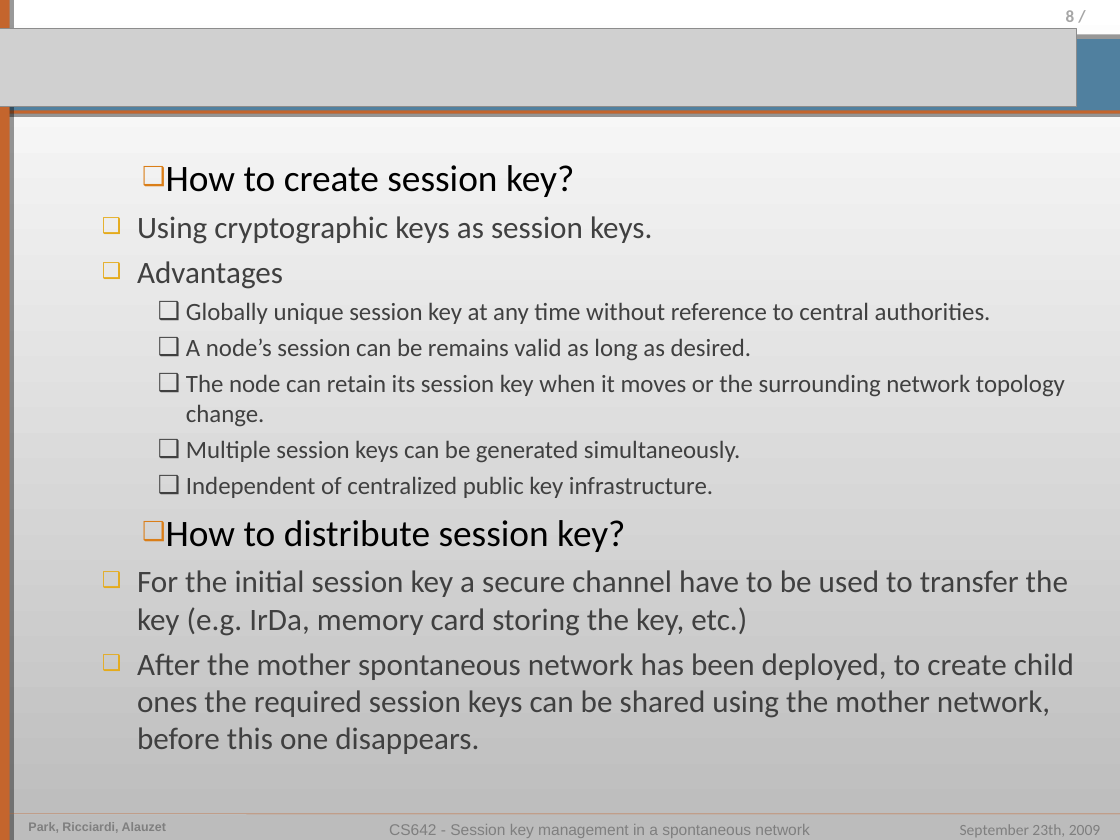
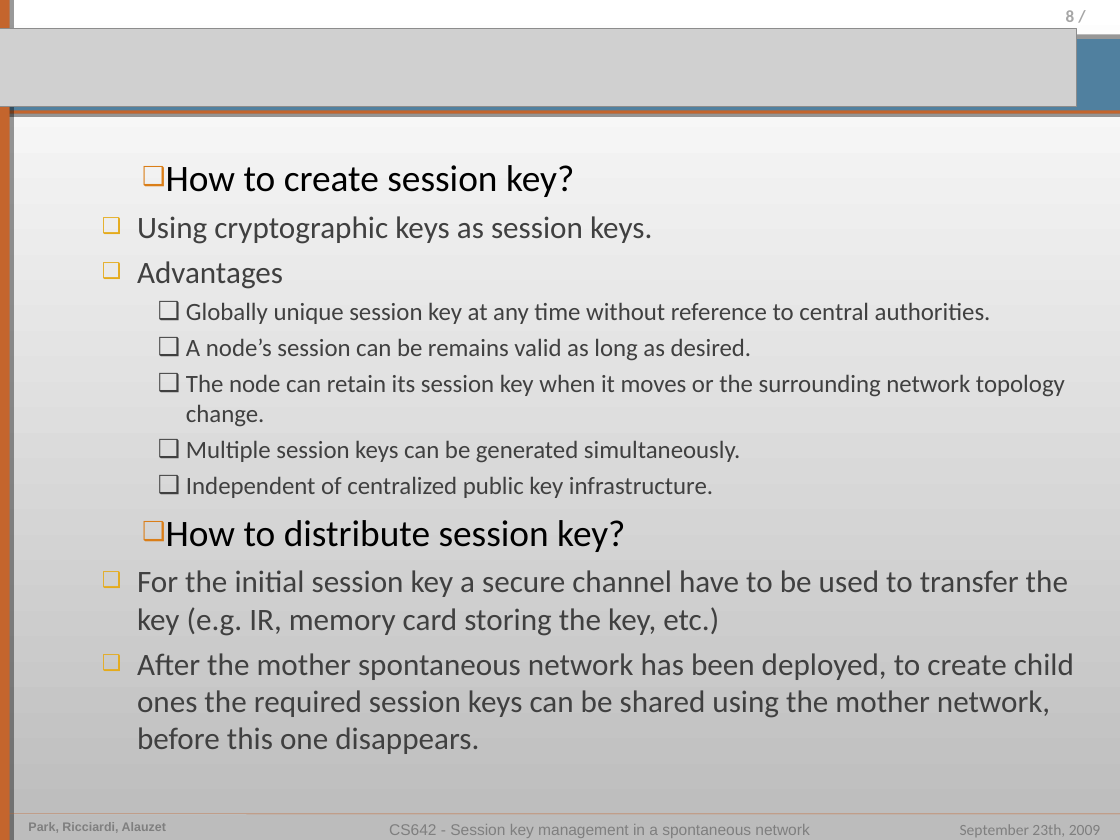
Before and after one commit to pierrealauzet/skemasnet, a slide deck: slide 8 of CS642_HGP_Proposal.ppt. Drawn at 1120x840 pixels with LibreOffice and Linux fonts; fonts in the diff are those of the drawing; grey boxes stand for pictures. Boxes give left, top, right and bottom in pixels: in the first picture for what was removed or moved away, otherwise in the second. Text is boxed around its words. In the diff, an @@ line names an element or a change of style, - is before the commit and + after.

```diff
--- a/CS642_HGP_Proposal.ppt
+++ b/CS642_HGP_Proposal.ppt
@@ text at box(137, 570, 1068, 636): text changed @@
-  ❑ For the initial session key a secure channel have to be used to transfer the key (e.g. IrDa, memory card storing the key, etc.)
+  ❑ For the initial session key a secure channel have to be used to transfer the key (e.g. IR, memory card storing the key, etc.)
```
Also in this commit, not shown: 1 other file.
